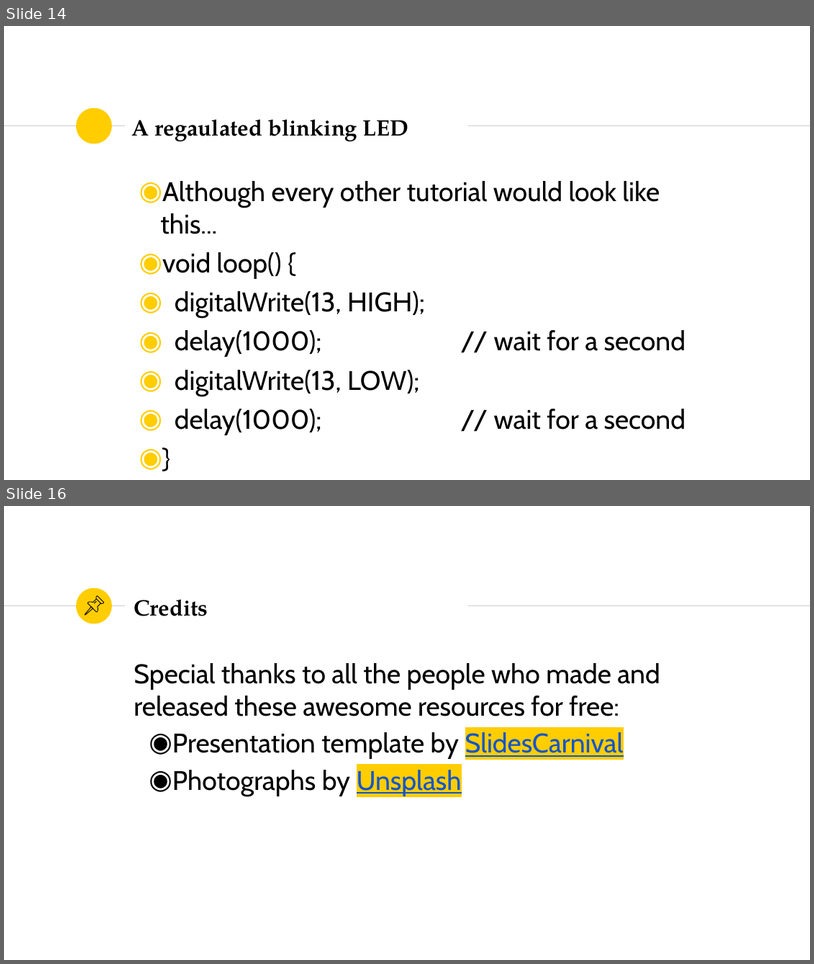
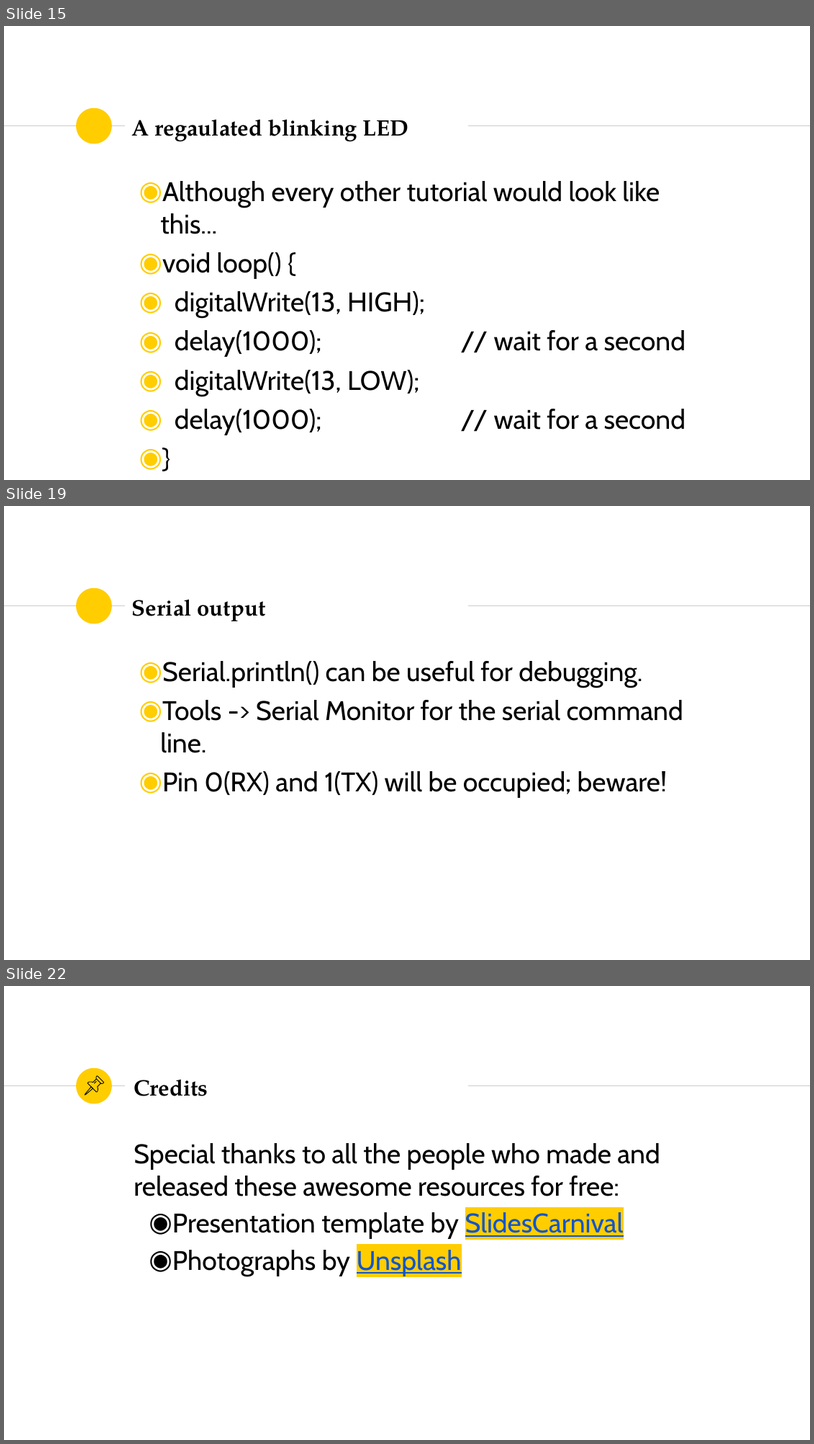
Before and after one commit to SSTIA/arduino-seminar, a slide deck: slides/ArduinoSeminar1.pptx. Shown one above the other, each under a label of ours: slides 14 and 16 before the commit, slides 15, 19 and 22 after it; the slides between them are not shown. The pictures are 814x964 and 814x1444 pixels, drawn with LibreOffice and Linux fonts; fonts in the diff are those of the drawing. Boxes give left, top, right and bottom in pixels: in the first picture for what was removed or moved away, otherwise in the second. Text is boxed around its words. In the diff, an @@ line names an element or a change of style, - is before the commit and + after.

```diff
--- a/slides/ArduinoSeminar1.pptx
+++ b/slides/ArduinoSeminar1.pptx
@@ slide 19 added at <box>4,506,810,960</box>, background #FFFFFF; not listed: 3 template elements that a slide beside it also shows @@
@@ title added at <box>132,599,266,621</box>, 26.6 pt, text #000000, bold @@
+Serial output
@@ text added at <box>160,661,684,798</box>, 32 pt, text #000000 @@
+◉ Serial.println() can be useful for debugging.
+◉ Tools -> Serial Monitor for the serial command line.
+◉ Pin 0(RX) and 1(TX) will be occupied; beware!
@@ what was slide 14 is now slide 15 @@
@@ what was slide 16 is now slide 22 @@
```
Also in this commit, not shown: 1 slide changed, 5 other slides added, 1 other file.
